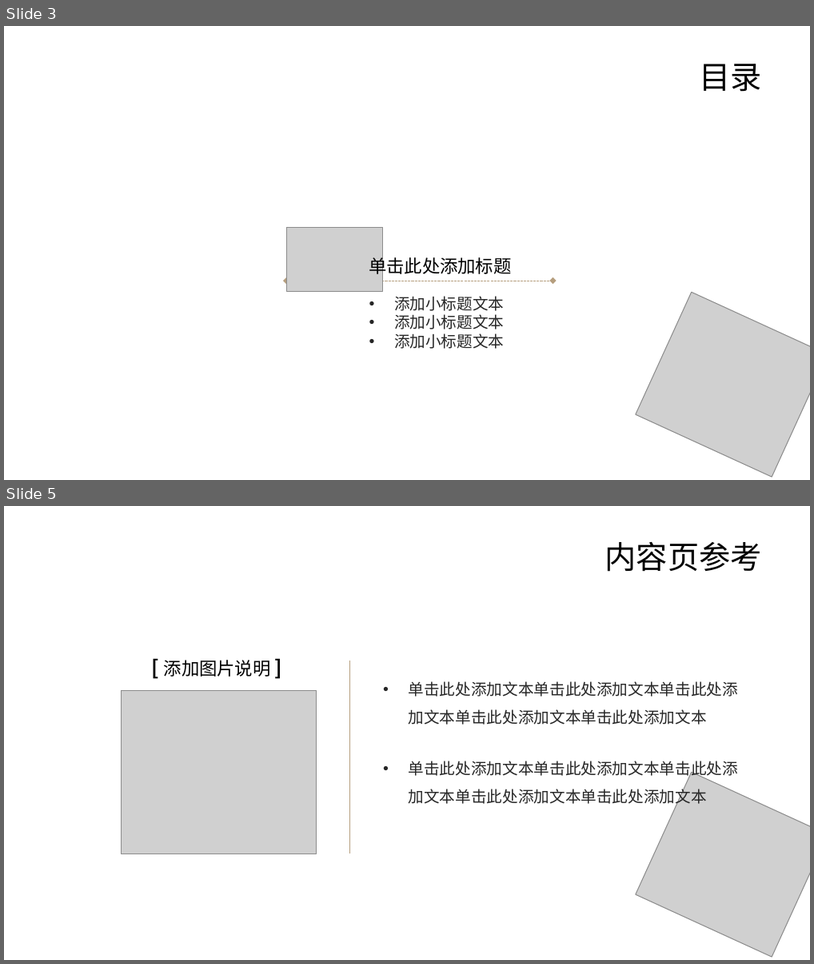
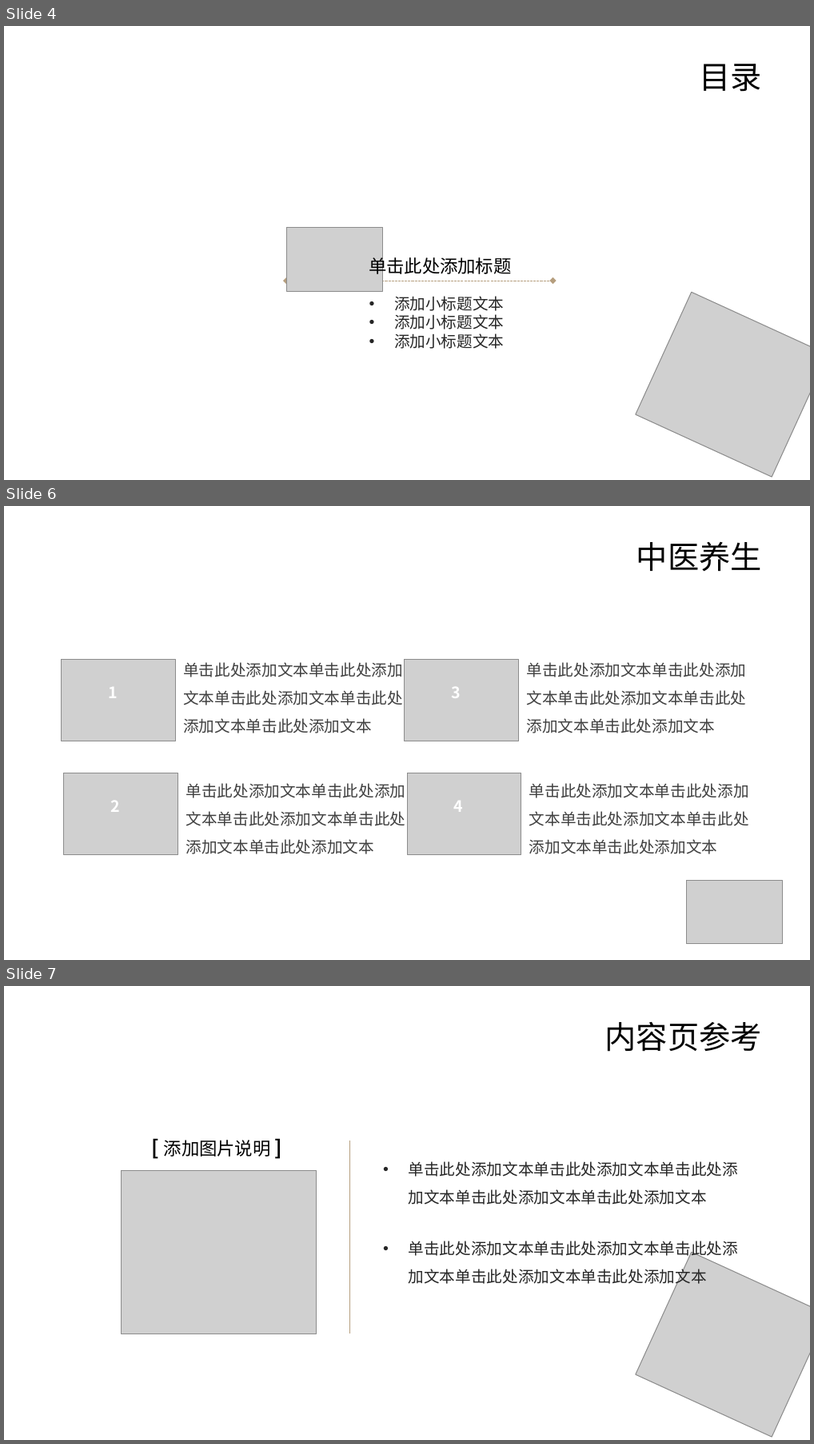
Before and after one commit to sdaulldd/PersonalWork, a slide deck: Document/中国风ppt模板-中医营养.pptx. Shown one above the other, each under a label of ours: slides 3 and 5 before the commit, slides 4, 6 and 7 after it; the slides between them are not shown. The pictures are 814x964 and 814x1444 pixels, drawn with LibreOffice and Linux fonts; fonts in the diff are those of the drawing; grey boxes stand for pictures; background and template pictures are left out. Boxes give left, top, right and bottom in pixels: in the first picture for what was removed or moved away, otherwise in the second. Text is boxed around its words. In the diff, an @@ line names an element or a change of style, - is before the commit and + after.

```diff
--- a/Document/中国风ppt模板-中医营养.pptx
+++ b/Document/中国风ppt模板-中医营养.pptx
@@ slide 6 added at box(4, 506, 810, 960), background picture (left out) @@
@@ title added at box(637, 542, 762, 572), 28 pt, text #000000 @@
+中医养生
@@ picture added at box(62, 660, 176, 740) @@
@@ text added at box(183, 662, 403, 733), 14 pt, text #404040 @@
+单击此处添加文本单击此处添加文本单击此处添加文本单击此处添加文本单击此处添加文本
@@ picture added at box(405, 660, 519, 740) @@
@@ text added at box(527, 662, 747, 733), 14 pt, text #404040 @@
+单击此处添加文本单击此处添加文本单击此处添加文本单击此处添加文本单击此处添加文本
@@ text added at box(108, 687, 118, 698), 14 pt, text #FFFFFF, bold @@
+1
@@ text added at box(451, 687, 461, 698), 14 pt, text #FFFFFF, bold @@
+3
@@ picture added at box(64, 773, 178, 854) @@
@@ text added at box(186, 783, 406, 854), 14 pt, text #404040 @@
+单击此处添加文本单击此处添加文本单击此处添加文本单击此处添加文本单击此处添加文本
@@ picture added at box(407, 773, 522, 854) @@
@@ text added at box(530, 783, 750, 854), 14 pt, text #404040 @@
+单击此处添加文本单击此处添加文本单击此处添加文本单击此处添加文本单击此处添加文本
@@ text added at box(110, 800, 120, 812), 14 pt, text #FFFFFF, bold @@
+2
@@ text added at box(454, 800, 464, 812), 14 pt, text #FFFFFF, bold @@
+4
@@ picture added at box(686, 880, 783, 944) @@
@@ what was slide 3 is now slide 4 @@
@@ what was slide 5 is now slide 7 @@
```
Also in this commit, not shown: 5 slides changed, 1 other slide added.
